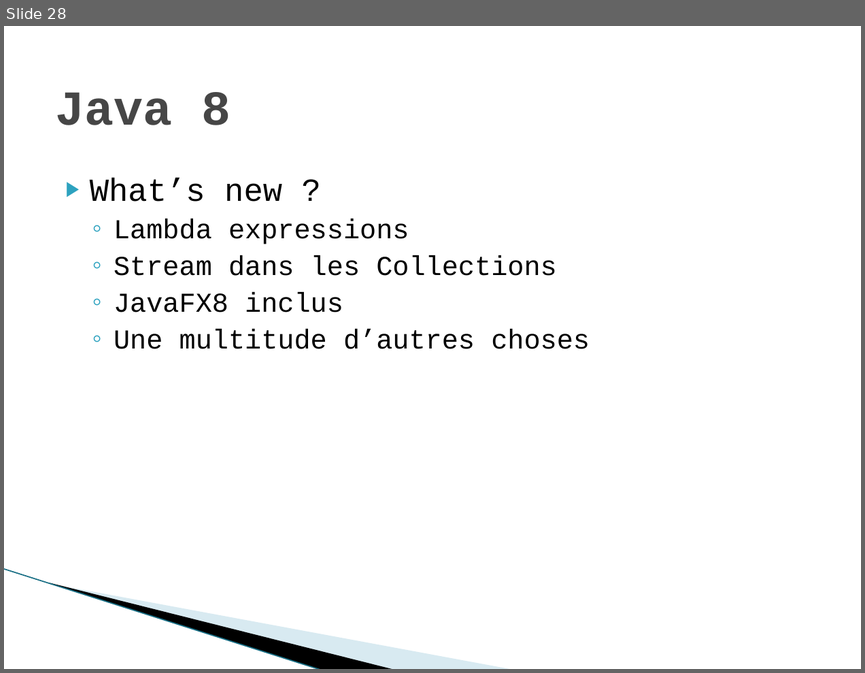
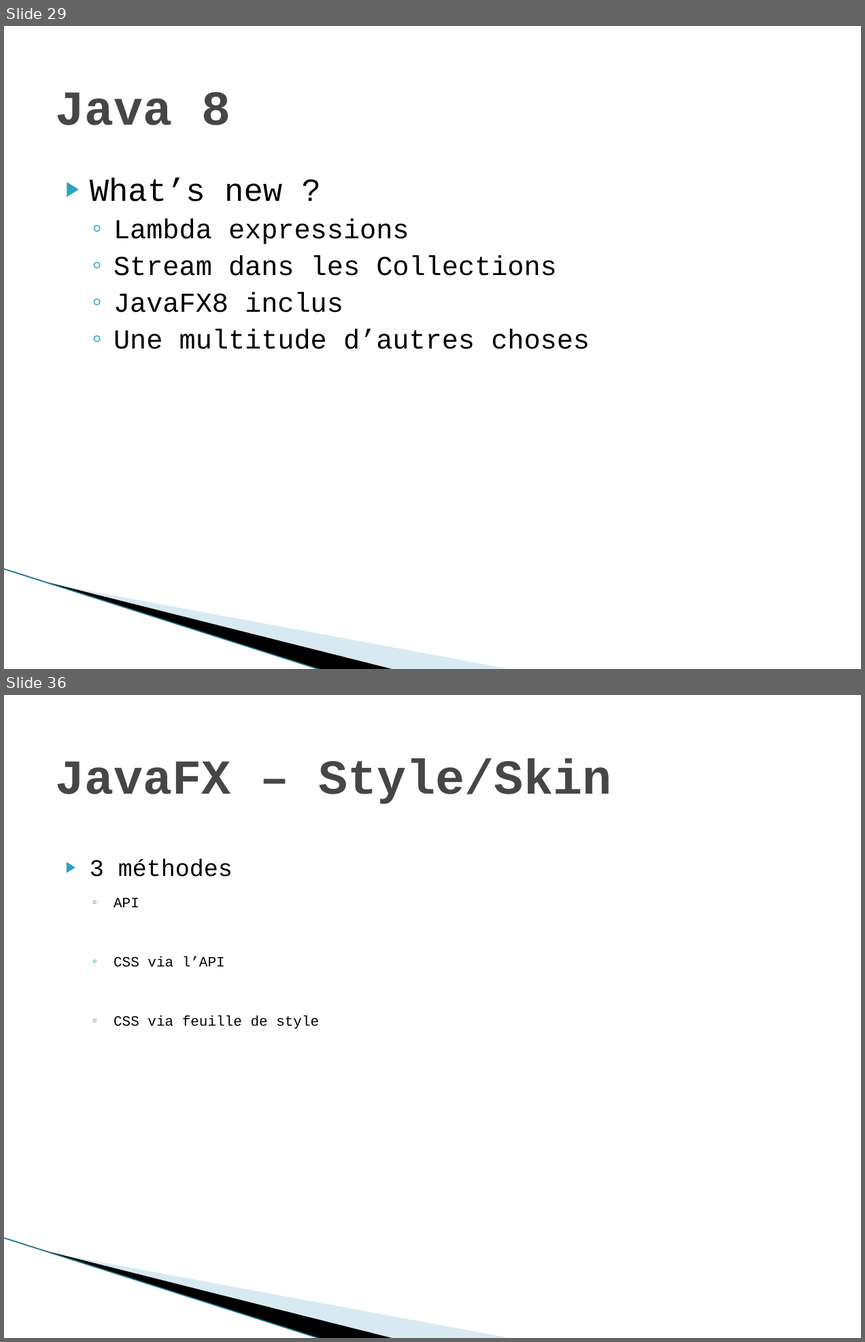
Before and after one commit to andreaubin/formationjava, a slide deck: resources/Java avancé.pptx. Shown one above the other, each under a label of ours: slide 28 before the commit, slides 29 and 36 after it; the slides between them are not shown. The pictures are 865x673 and 865x1342 pixels, drawn with LibreOffice and Linux fonts; fonts in the diff are those of the drawing; background and template pictures are left out. Boxes give left, top, right and bottom in pixels: in the first picture for what was removed or moved away, otherwise in the second. Text is boxed around its words. In the diff, an @@ line names an element or a change of style, - is before the commit and + after.

```diff
--- a/resources/Java avancé.pptx
+++ b/resources/Java avancé.pptx
@@ slide 36 added at (x1=4, y1=695, x2=861, y2=1338), background #FFFFFF; not listed: 3 template elements that a slide beside it also shows @@
@@ title added at (x1=55, y1=759, x2=611, y2=804), 41 pt, text #464646, bold @@
+JavaFX – Style/Skin
@@ text added at (x1=90, y1=859, x2=319, y2=1029), 12 pt, text #000000 @@
+▶ 3 méthodes
+  ◦ API
+  ◦ CSS via l’API
+  ◦ CSS via feuille de style
@@ what was slide 28 is now slide 29 @@
```
Also in this commit, not shown: 8 other slides added.
